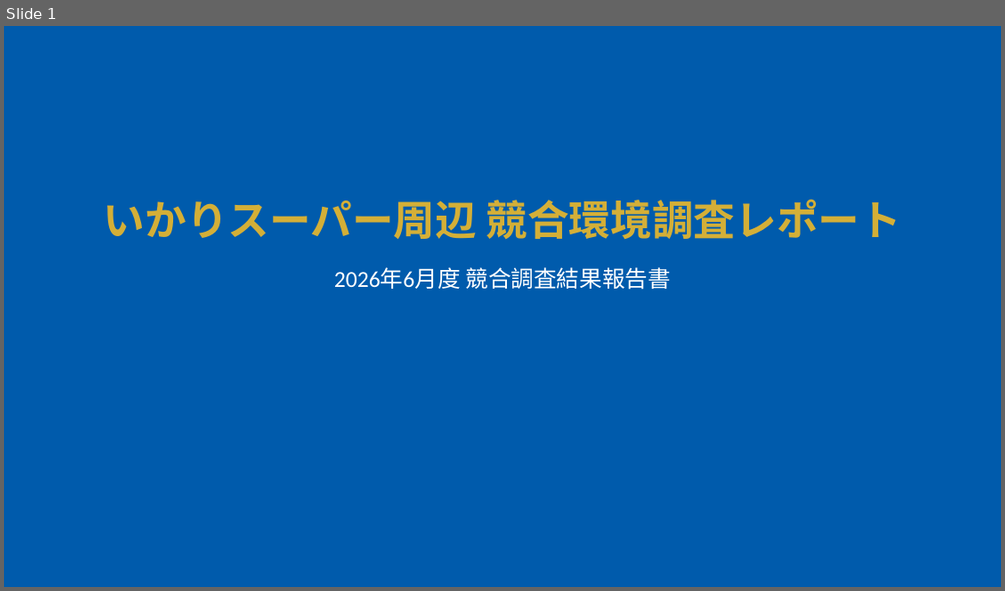
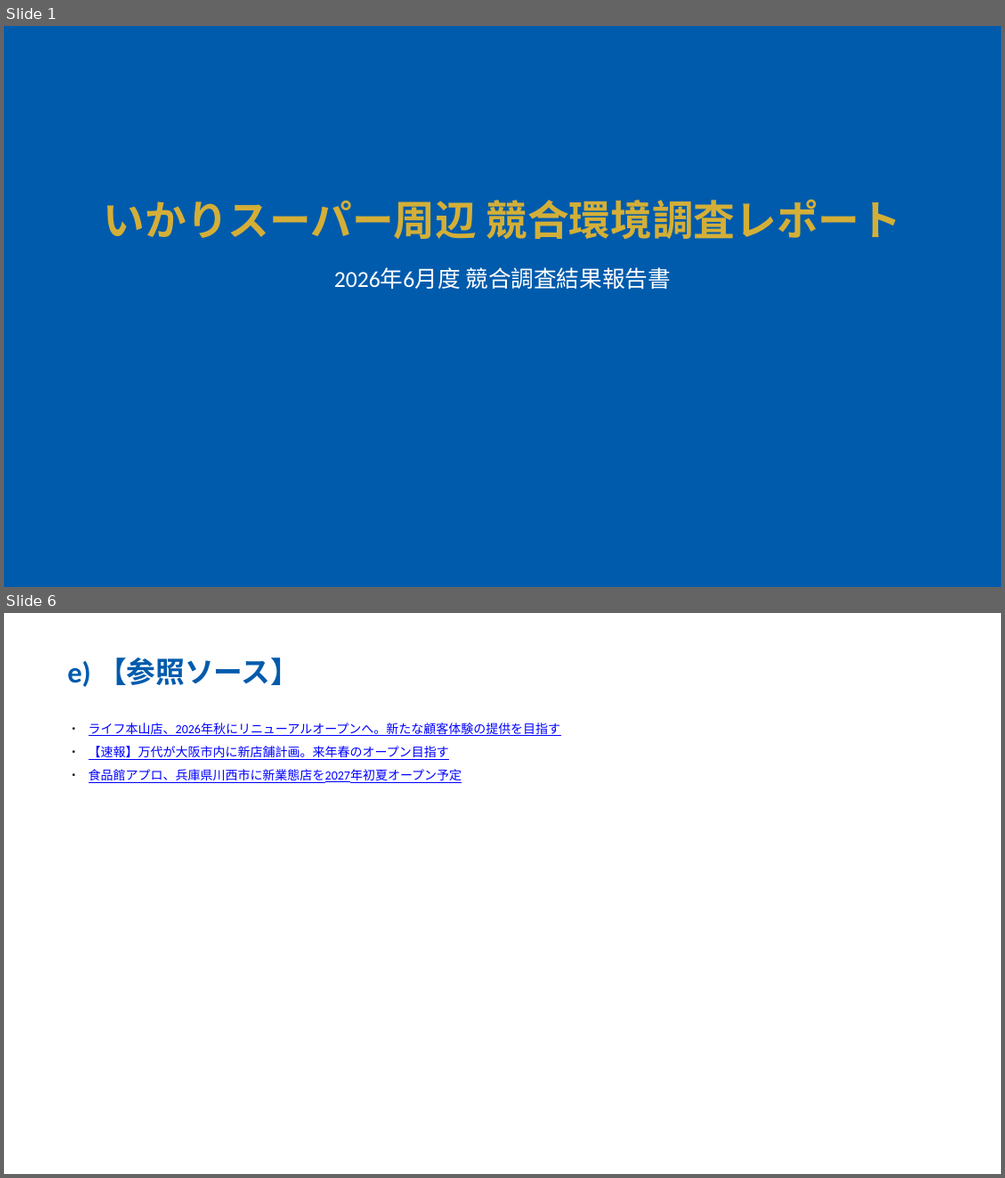
Before and after one commit to yutatbgt-bit/Competitive-research, a slide deck: report/2026_06_28_competitive_report_no_limit.pptx. Shown one above the other, each under a label of ours: slide 1 before the commit, slides 1 and 6 after it; the slides between them are not shown. The pictures are 1005x591 and 1005x1178 pixels, drawn with LibreOffice and Linux fonts; fonts in the diff are those of the drawing. Boxes give left, top, right and bottom in pixels: in the first picture for what was removed or moved away, otherwise in the second. Text is boxed around its words. In the diff, an @@ line names an element or a change of style, - is before the commit and + after.

```diff
--- a/report/2026_06_28_competitive_report_no_limit.pptx
+++ b/report/2026_06_28_competitive_report_no_limit.pptx
@@ slide 6 added at bbox=[4, 613, 1001, 1174], background #FFFFFF @@
@@ text added at bbox=[67, 657, 299, 687], 28 pt, text #005BAC, bold @@
+e) 【参照ソース】
@@ text added at bbox=[67, 722, 561, 783], 12 pt, text #0000FF, underline @@
+・ ライフ本山店、2026年秋にリニューアルオープンへ。新たな顧客体験の提供を目指す
+・ 【速報】万代が大阪市内に新店舗計画。来年春のオープン目指す
+・ 食品館アプロ、兵庫県川西市に新業態店を2027年初夏オープン予定
```
Also in this commit, not shown: 5 other slides added, 1 slide removed, 4 other files.
